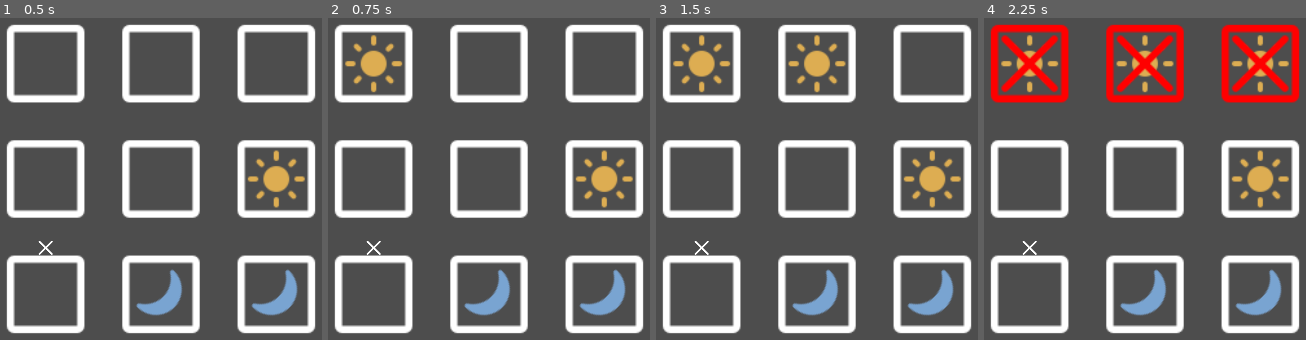
Above: before the commit, frames 1-4 (left to right).
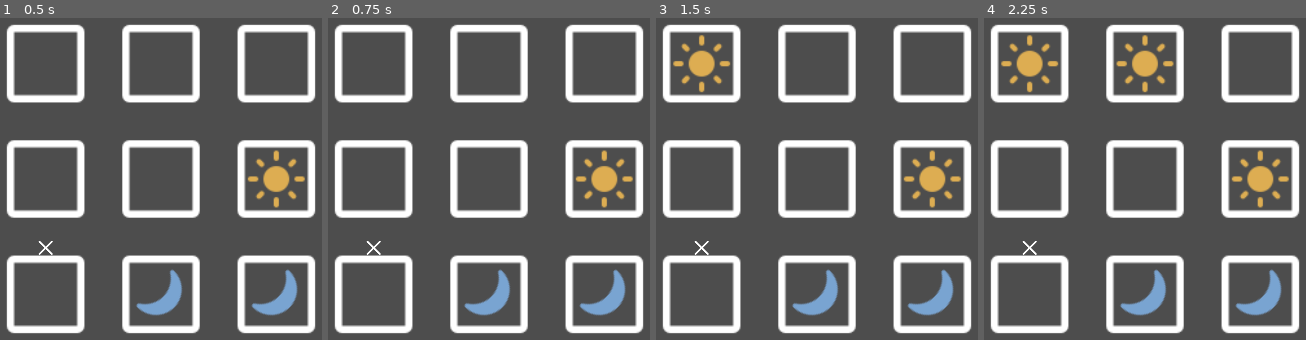
Above: after the commit, the same moments.

Repository: TacticalLaptopBag/godot-tango
Game: Godot game, scene res://scenes/board.tscn
The game is run twice, just before and just after one commit, with the same random seed, the same clock (stepped at 60 frames per second) and the same inputs. This scene is started directly instead of the project's main scene.
Inputs (mouse positions are in pixels of both pictures, inside the frame that each line leads up to):
- Up to frame 1 (0.5 s): no input
- Up to frame 2 (0.75 s): tap Enter at 0.5 s; move the mouse to (373, 63) at 0.52 s; click (373, 63) at 0.67 s
- Up to frame 3 (1.5 s): tap Space at 1.25 s; move the mouse to (817, 63) at 1.27 s; click (817, 63) at 1.42 s
- Up to frame 4 (2.25 s): tap Enter at 2 s; move the mouse to (1260, 63) at 2.02 s; click (1260, 63) at 2.17 s

Frame 1 is identical in both runs. In frame 2, 1.0% of the frame differs, in the area x 5-23%, y 5-23%; in frame 3, 1.0%; in frame 4, 11%, in the area x 1-99%, y 1-27%.

Commit message:
Basic untested haptics and controller support

Diff:
--- a/scenes/board.tscn
+++ b/scenes/board.tscn
@@ -2,7 +2,19 @@
 
 [ext_resource type="Script" uid="uid://br82xpkopvppr" path="res://src/board.gd" id="1_tx6nw"]
 [ext_resource type="PackedScene" uid="uid://dlsp8b6t0fqev" path="res://scenes/tile.tscn" id="2_nglv8"]
+[ext_resource type="Script" uid="uid://c26mk37sdphu6" path="res://src/haptic_config.gd" id="3_nglv8"]
+[ext_resource type="Script" uid="uid://d0lvaibgqjg03" path="res://src/selector.gd" id="4_fv4ni"]
+
+[sub_resource type="Resource" id="Resource_fv4ni"]
+script = ExtResource("3_nglv8")
+haptic_devices = 3
+duration_ms = 250
+metadata/_custom_type_script = "uid://c26mk37sdphu6"
 
 [node name="Board" type="Node2D" unique_id=1823476214]
 script = ExtResource("1_tx6nw")
 tile_scene = ExtResource("2_nglv8")
+invalid_haptics = SubResource("Resource_fv4ni")
+
+[node name="Selector" type="Node" parent="." unique_id=540163232]
+script = ExtResource("4_fv4ni")
--- a/scenes/game.tscn
+++ b/scenes/game.tscn
@@ -1,7 +1,15 @@
 [gd_scene format=3 uid="uid://pc17b160dokd"]
 
+[ext_resource type="Script" uid="uid://bo0qr84d4byu0" path="res://addons/controller_icons/objects/ControllerIconTexture.gd" id="1_lnu2h"]
 [ext_resource type="PackedScene" uid="uid://bs2ggo21bonk2" path="res://scenes/board.tscn" id="1_uwrxv"]
 [ext_resource type="Script" uid="uid://dndn3whlx6b48" path="res://src/new_game_button.gd" id="1_yqjtg"]
+
+[sub_resource type="Texture2D" id="Texture2D_lbhrr"]
+resource_local_to_scene = false
+resource_name = ""
+script = ExtResource("1_lnu2h")
+path = "new_game"
+metadata/_custom_type_script = "uid://bo0qr84d4byu0"
 
 [node name="Game" type="Node2D" unique_id=1986065374]
 
@@ -18,6 +26,7 @@
 offset_bottom = 360.0
 grow_horizontal = 2
 grow_vertical = 2
+mouse_filter = 2
 
 [node name="Button" type="Button" parent="Camera2D/Control" unique_id=1048041080]
 layout_mode = 1
@@ -33,6 +42,7 @@
 grow_horizontal = 2
 grow_vertical = 0
 text = "New Game"
+icon = SubResource("Texture2D_lbhrr")
 script = ExtResource("1_yqjtg")
 
 [node name="Board" parent="." unique_id=1823476214 groups=["board"] instance=ExtResource("1_uwrxv")]
--- a/scenes/tile.tscn
+++ b/scenes/tile.tscn
@@ -4,8 +4,22 @@
 [ext_resource type="Script" uid="uid://dkuqrw0fppnps" path="res://src/tile.gd" id="2_6p3j2"]
 [ext_resource type="Texture2D" uid="uid://crldeosjpbrp7" path="res://img/light_mode_24dp_FFFFFF.svg" id="2_q7utx"]
 [ext_resource type="Texture2D" uid="uid://cxx3vg04xlyvj" path="res://img/nightlight_round_24dp_FFFFFF.svg" id="3_6p3j2"]
+[ext_resource type="Script" uid="uid://c26mk37sdphu6" path="res://src/haptic_config.gd" id="3_a2bny"]
 [ext_resource type="Texture2D" uid="uid://h3yprt8hrbc" path="res://img/close_36dp_FFFFFF_FILL0_wght400_GRAD0_opsz40.svg" id="5_6p3j2"]
 [ext_resource type="Texture2D" uid="uid://02445htu7hxl" path="res://img/equal_24dp_FFFFFF_FILL1_wght400_GRAD0_opsz24.svg" id="6_gtpg2"]
+
+[sub_resource type="Resource" id="Resource_a2bny"]
+script = ExtResource("3_a2bny")
+haptic_devices = 2
+duration_ms = 50
+metadata/_custom_type_script = "uid://c26mk37sdphu6"
+
+[sub_resource type="Resource" id="Resource_284l3"]
+script = ExtResource("3_a2bny")
+haptic_devices = 2
+duration_ms = 50
+amplitude = 0.75
+metadata/_custom_type_script = "uid://c26mk37sdphu6"
 
 [sub_resource type="RectangleShape2D" id="RectangleShape2D_gtpg2"]
 size = Vector2(48, 48)
@@ -13,6 +27,8 @@
 [node name="Tile" type="Sprite2D" unique_id=1042738421]
 texture = ExtResource("1_jy7pm")
 script = ExtResource("2_6p3j2")
+tap_haptics = SubResource("Resource_a2bny")
+long_press_haptics = SubResource("Resource_284l3")
 
 [node name="Sun" type="Sprite2D" parent="." unique_id=1535633344]
 modulate = Color(0.86692446, 0.6791556, 0.31972727, 1)
@@ -81,4 +97,13 @@
 scale = Vector2(0.25, 0.25)
 texture = ExtResource("5_6p3j2")
 
+[node name="LongPressTimer" type="Timer" parent="." unique_id=421255309]
+wait_time = 0.3
+one_shot = true
+
+[node name="SelectionIndicator" type="Sprite2D" parent="." unique_id=2033087331]
+modulate = Color(0.53400004, 0.7713333, 0.89, 1)
+texture = ExtResource("1_jy7pm")
+
 [connection signal="input_event" from="ClickDetector" to="." method="_on_click_detector_input_event"]
+[connection signal="timeout" from="LongPressTimer" to="." method="_on_long_press_timer_timeout"]
--- a/src/board.gd
+++ b/src/board.gd
@@ -6,6 +6,9 @@
 @export var padding := 12
 @export var grid_padding := Vector2(50, 50)
 @export var tile_scene: PackedScene
+
+@export var invalid_haptics := HapticConfig.new()
+
 
 @onready var puzzle := Puzzle.new(size):
 	set(value):
@@ -17,11 +20,10 @@
 
 func _ready():
 	puzzle = PuzzleProvider.generate_puzzle(size)
-
 	get_viewport().size_changed.connect(_on_viewport_size_changed)
 
 
-func get_tile(grid_position: Vector2i) -> Sprite2D:
+func get_tile(grid_position: Vector2i) -> Tile:
 	return Util.get_item_from_2d(grid_position, tiles, puzzle.grid_size(), puzzle.grid_size())
 
 
@@ -62,12 +64,17 @@
 	var is_valid := puzzle.validate()
 	if is_valid and puzzle.is_filled():
 		print("win!")
+		for cell in puzzle.cells:
+			cell.locked = true
+	elif not is_valid:
+		invalid_haptics.vibrate()
 
 
 func _on_cell_type_changed(cell: Cell):
 	print("Cell changed: "+str(cell.position)+": "+str(cell.type))
 	_update_state()
 
+
 func _on_viewport_size_changed():
 	for tile in tiles:
 		tile.update_transform(size, padding, grid_padding)
--- /dev/null
+++ b/src/haptic_config.gd
@@ -0,0 +1,26 @@
+class_name HapticConfig
+extends Resource
+
+@export_flags("Gamepad:1", "Handheld:2") var haptic_devices := 0
+@export var duration_ms := 500
+
+@export_group("Handheld Config")
+@export var amplitude := -1.0
+
+@export_group("Gamepad Config")
+## Strength of the weak rumble motor
+@export var weak_magnitude := 0.5
+## Strength of the strong rumble motor
+@export var strong_magnitude := 0.5
+
+
+func vibrate():
+	if haptic_devices & 1:
+		print("buzz gamepad")
+		Input.start_joy_vibration(0, weak_magnitude, strong_magnitude, duration_ms / 1000.0)
+
+	# TODO: Need to add the VIBRATE permission to the export preset
+	# https://docs.godotengine.org/en/latest/classes/class_input.html#class-input-method-vibrate-handheld
+	if haptic_devices & 2:
+		print("buzz handheld")
+		Input.vibrate_handheld(duration_ms, amplitude)
--- a/src/new_game_button.gd
+++ b/src/new_game_button.gd
@@ -1,4 +1,9 @@
 extends Button
+
+
+func _unhandled_input(event: InputEvent):
+	if Input.is_action_just_pressed("new_game"):
+		_on_pressed()
 
 
 func _on_pressed() -> void:
--- /dev/null
+++ b/src/selector.gd
@@ -0,0 +1,47 @@
+extends Node
+
+
+const DESELECTED_SLOT := Vector2i(-1, -1)
+
+@onready var board: Board = $".."
+
+var selected_slot := DESELECTED_SLOT
+
+
+func _unhandled_input(event: InputEvent) -> void:
+	if event.is_pressed():
+		if Input.is_action_just_pressed("up"):
+			move(0, -1)
+		if Input.is_action_just_pressed("down"):
+			move(0, 1)
+		if Input.is_action_just_pressed("left"):
+			move(-1, 0)
+		if Input.is_action_just_pressed("right"):
+			move(1, 0)
+
+		var tile := board.get_tile(selected_slot)
+		if Input.is_action_just_pressed("toggle"):
+			tile.toggle_tile_type()
+		elif Input.is_action_just_pressed("moon_toggle"):
+			tile.toggle_moon_tile()
+		elif Input.is_action_just_pressed("clear"):
+			tile.clear_tile()
+
+
+func move(x: int, y: int):
+	var old_slot = selected_slot
+	if selected_slot == DESELECTED_SLOT:
+		if x > 0 or y > 0:
+			selected_slot = Vector2i(0, 0)
+		elif x < 0:
+			selected_slot = Vector2i(board.size - 1, 0)
+		elif y < 0:
+			selected_slot = Vector2i(0, board.size - 1)
+	else:
+		selected_slot += Vector2i(x, y)
+	# Source: https://medium.com/@lnandanapalli/efficient-array-wrapping-the-modulo-trick-every-developer-should-know-7ee614272100
+	selected_slot = ((selected_slot % board.size) + Vector2i(board.size, board.size)) % board.size
+
+	if old_slot != DESELECTED_SLOT:
+		board.get_tile(old_slot).selected = false
+	board.get_tile(selected_slot).selected = true
--- a/src/tile.gd
+++ b/src/tile.gd
@@ -5,6 +5,8 @@
 @export var invalid_color := Color.RED
 @export var locked_color := Color.GRAY
 @export var invalid_locked_color := Color.DARK_RED
+@export var tap_haptics := HapticConfig.new()
+@export var long_press_haptics := HapticConfig.new()
 
 @onready var sun: Sprite2D = $Sun
 @onready var moon: Sprite2D = $Moon
@@ -14,6 +16,14 @@
 @onready var north_constraint_opposite: Sprite2D = $NorthConstraintOpposite
 @onready var east_constraint_equals: Sprite2D = $EastConstraintEquals
 @onready var east_constraint_opposite: Sprite2D = $EastConstraintOpposite
+@onready var long_press_timer: Timer = $LongPressTimer
+@onready var selection_indicator: Sprite2D = $SelectionIndicator
+
+var selected := false:
+	set(value):
+		selected = value
+		_update_selected_appearance()
+var _click_start_time := 0
 
 
 var cell: Cell = null:
@@ -36,24 +46,41 @@
 	_on_cell_invalid_changed(cell)
 	_on_cell_locked_changed(cell)
 	_on_cell_constraint_changed(cell, Cell.Direction.NORTH)
+	_update_selected_appearance()
+
+
+func _update_selected_appearance():
+	selection_indicator.visible = selected
 
 
 func _on_click_detector_input_event(_viewport: Node, event: InputEvent, _shape_idx: int) -> void:
 	if cell.locked:
 		return
 
-	if event is InputEventMouseButton and event.is_pressed():
-		if event.button_index == MouseButton.MOUSE_BUTTON_LEFT:
-			toggle_tile_type()
-		elif event.button_index == MouseButton.MOUSE_BUTTON_RIGHT:
-			toggle_moon_tile()
-			pass
-		elif event.button_index == MouseButton.MOUSE_BUTTON_MIDDLE:
-			clear_tile()
-			pass
+	if event is InputEventMouseButton:
+		if event.is_pressed():
+			if event.button_index == MouseButton.MOUSE_BUTTON_LEFT:
+				long_press_timer.start()
+		elif event.is_released():
+			if event.button_index == MouseButton.MOUSE_BUTTON_LEFT and not long_press_timer.is_stopped():
+				long_press_timer.stop()
+				toggle_tile_type()
+				tap_haptics.vibrate()
+			elif event.button_index == MouseButton.MOUSE_BUTTON_RIGHT:
+				toggle_moon_tile()
+			elif event.button_index == MouseButton.MOUSE_BUTTON_MIDDLE:
+				clear_tile()
+
+
+func _on_long_press_timer_timeout():
+	toggle_moon_tile()
+	long_press_haptics.vibrate()
 
 
 func toggle_tile_type():
+	if cell.locked:
+		return
+
 	var new_type: Cell.Type
 	match cell.type:
 		Cell.Type.EMPTY:
@@ -66,11 +93,17 @@
 
 
 func toggle_moon_tile():
+	if cell.locked:
+		return
+
 	var new_type := Cell.Type.EMPTY if cell.type == Cell.Type.MOON else Cell.Type.MOON
 	cell.type = new_type
 
 
 func clear_tile():
+	if cell.locked:
+		return
+
 	cell.type = Cell.Type.EMPTY
 
 
Not shown, added: src/haptic_config.gd.uid
Not shown, added: src/selector.gd.uid
